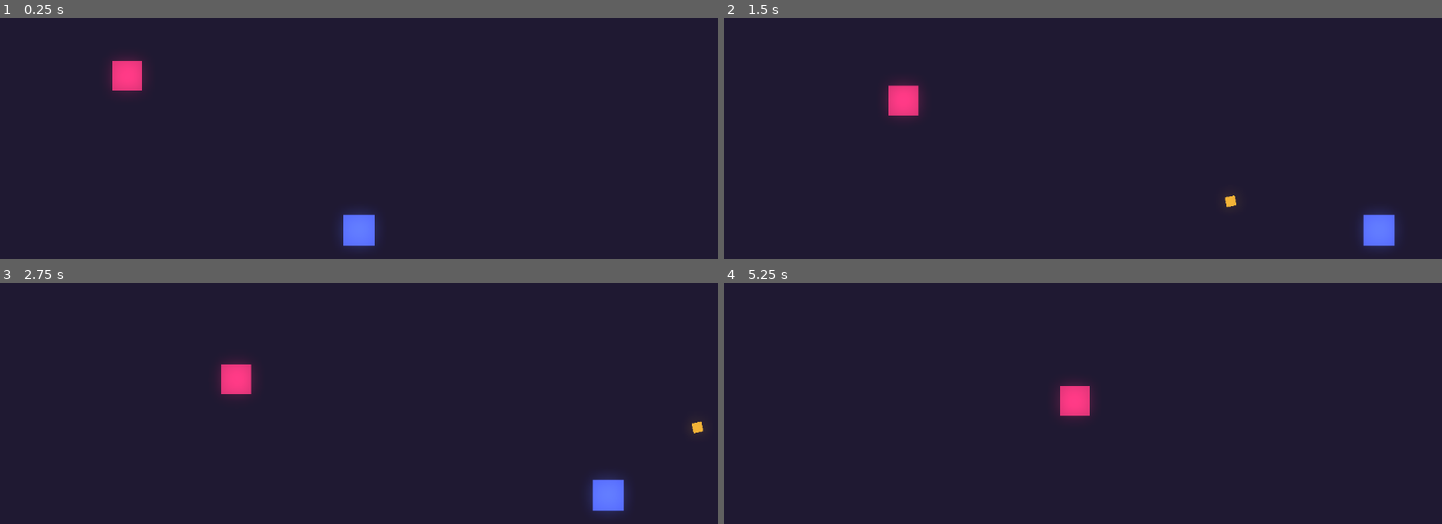
Above: before the commit, frames 1-4 (two rows, left to right).
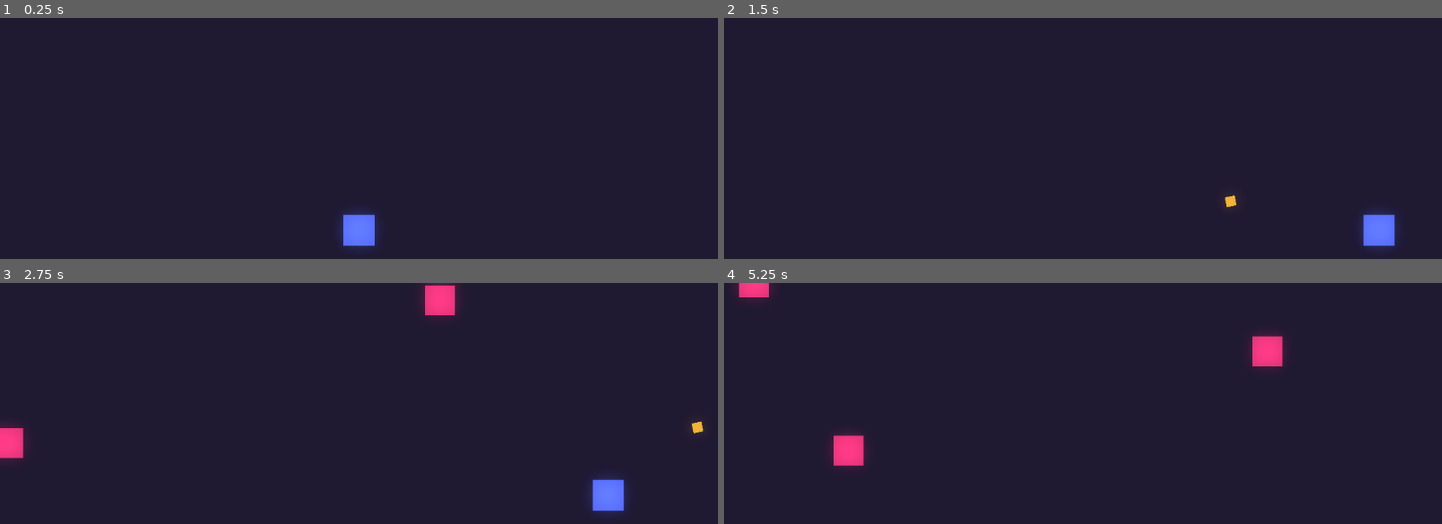
Above: after the commit, the same moments.

Repository: matheusmondenez/my-first-platform-game
Game: Godot game, scene res://wave_shooter/levels/arena.tscn
Same seed, same stepped clock (60 frames per second), same inputs: the game is played once before the commit and once after it. This scene is started directly instead of the project's main scene.
Inputs (mouse positions are in pixels of both pictures, inside the frame that each line leads up to):
- Up to frame 1 (0.25 s): no input
- Up to frame 2 (1.5 s): move the mouse to (1240, 198) at 0.52 s; press the mouse at (1240, 198) at 0.53 s; hold D (right) from 0.53 s (still down); tap Space (jump) at 0.77 s; move the mouse to (939, 239) at 1.27 s; release the mouse at (939, 239) at 1.28 s; click (939, 239) at 1.35 s
- Up to frame 3 (2.75 s): tap Space (jump) at 1.52 s; move the mouse to (430, 396) at 2.02 s; release D (right) at 2.03 s; press the mouse at (430, 396) at 2.03 s; hold A (left) from 2.03 s (still down)
- Up to frame 4 (5.25 s): move the mouse to (outside the picture) at 2.77 s; release A (left) at 2.78 s; release the mouse at (outside the picture) at 2.78 s; hold D (right) 2.78-4.28 s; click (outside the picture) at 2.85 s; tap Space (jump) at 3.02, 3.77, 4.52 s; move the mouse to (outside the picture) at 3.52 s; press the mouse at (outside the picture) at 3.53 s; move the mouse to (867, 422) at 4.27 s; release the mouse at (867, 422) at 4.28 s; hold A (left) 4.28-5.03 s; click (867, 422) at 4.35 s; move the mouse to (1118, 483) at 5.02 s; press the mouse at (1118, 483) at 5.03 s; hold D (right) from 5.03 s (still down)

The runs differ from the first frame. In frame 1, 0.6% of the frame differs, in the area x 15-21%, y 16-31%; in frame 2, 0.6%; in frame 3, 1.7%; in frame 4, 2.1%, in the area x 1-79%, y 0-77%.

Commit message:
creates random enemy spawn

Diff:
--- a/wave_shooter/levels/arena.gd
+++ b/wave_shooter/levels/arena.gd
@@ -1,7 +1,15 @@
 extends Node2D
+
+var enemy_one: PackedScene = preload("res://wave_shooter/actors/enemy.tscn")
 
 func _ready() -> void:
 	Global.parent_node_creation = self
 
 func _exit_tree() -> void:
 	Global.parent_node_creation = null
+
+func _on_enemy_spawn_timer_timeout() -> void:
+	var enemy_position = Vector2(randi_range(-160, 670), randi_range(-90, 390))
+	while enemy_position.x < 640 and enemy_position.x > -80 and enemy_position.y < 360 and enemy_position.y > -45:
+		enemy_position = Vector2(randi_range(-160, 670), randi_range(-90, 390))
+	Global.instance_node(enemy_one, enemy_position, self)
--- a/wave_shooter/levels/arena.tscn
+++ b/wave_shooter/levels/arena.tscn
@@ -1,8 +1,7 @@
-[gd_scene load_steps=5 format=3 uid="uid://dgak60m7gvdoh"]
+[gd_scene load_steps=4 format=3 uid="uid://dgak60m7gvdoh"]
 
 [ext_resource type="PackedScene" uid="uid://55q8dyag7rwi" path="res://wave_shooter/actors/player.tscn" id="1_0xoxs"]
 [ext_resource type="Script" path="res://wave_shooter/levels/arena.gd" id="1_hn6cv"]
-[ext_resource type="PackedScene" uid="uid://ebylq8dxub7n" path="res://wave_shooter/actors/enemy.tscn" id="3_5j6ij"]
 
 [sub_resource type="Environment" id="Environment_sgqdw"]
 background_mode = 3
@@ -19,5 +18,7 @@
 [node name="Player" parent="." instance=ExtResource("1_0xoxs")]
 position = Vector2(576, 342)
 
-[node name="Enemy" parent="." instance=ExtResource("3_5j6ij")]
-position = Vector2(188, 83)
+[node name="EnemySpawnTimer" type="Timer" parent="."]
+autostart = true
+
+[connection signal="timeout" from="EnemySpawnTimer" to="." method="_on_enemy_spawn_timer_timeout"]
